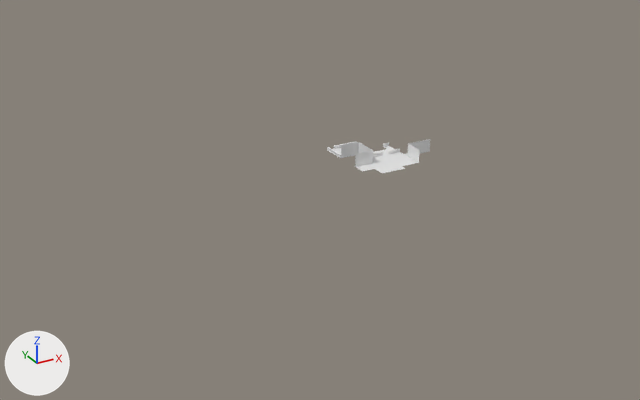
A saved change to the OBJ model src/Resources/Models/town.obj.
Both versions are drawn from a camera (50 mm lens) standing at (-121.4, -221.4, 93.7) and looking at (3.0, 4.8, -19.4). Arrows for +X, +Y and +Z are at lower left; the lights stay in place. Where no turn or scale is listed for an object, it has been applied to the vertices. Vertices at the same position are counted once.
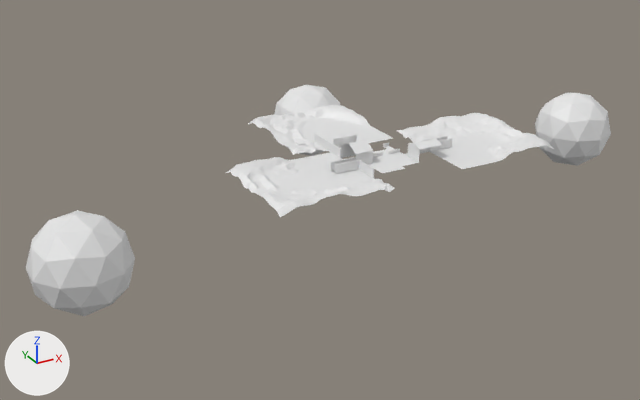
What differs and where, as boxes [x1, y1, x2, y2] in the pictures (640 x 400 px):
'Icosphere.001', added
    after: [26, 210, 135, 316]
'Grid.001', added
    after: [226, 152, 395, 217]
'Grid.002', added
    after: [396, 113, 554, 169]
'Icosphere', added
    after: [535, 93, 611, 166]
'Grid', added
    after: [248, 105, 393, 155]
'Icosphere.002', added
    after: [274, 85, 340, 156]
'Plane.125', reshaped
    before: [341, 142, 373, 167]
    after: [341, 140, 373, 164]
'Plane.193', reshaped (50% wider)
    before: [407, 139, 430, 162]
    after: [407, 139, 442, 162]
'Plane.003', added
    after: [334, 160, 359, 175]
'Plane.008', added
    after: [430, 138, 452, 152]
'Plane.011', added
    after: [359, 160, 374, 179]
'Plane.001', added
    after: [314, 133, 328, 150]
'Plane.007', added
    after: [330, 157, 355, 172]
part 1 of me_plane_125, added
    after: [344, 140, 373, 154]
part 2 of me_plane_193, added
    after: [408, 139, 442, 150]

Diff of the bpy script that builds the scene:
```diff
--- a/src/Resources/Models/town.obj.py
+++ b/src/Resources/Models/town.obj.py
@@ me_plane_125 @@
-me_plane_125.from_pydata(...)  # 33 vertices, 40 faces; spans x 2.0..8.0, y -18.0..-10.0, z 0.0..4.0
+me_plane_125.from_pydata(...)  # 53 vertices, 84 faces; spans x 2.0..8.0, y -18.0..-10.0, z 0.0..6.0
+# me_plane_125 part 1: 20 vertices added at x 2.0..8.0, y -16.67..-11.33, z 4.67..6.0
@@ me_plane_193 @@
-me_plane_193.from_pydata(...)  # 33 vertices, 28 faces; spans x 20.0..28.0, y -24.0..-18.0, z 0.0..4.0
+me_plane_193.from_pydata(...)  # 60 vertices, 63 faces; spans x 20.0..28.0, y -24.0..-18.0, z 0.0..5.0
+# me_plane_193 part 2: 27 vertices added at x 20.0..28.0, y -24.0..-19.5, z 4.0..5.0
@@ ob_plane_011 @@
+ob_plane_011 = bpy.data.objects.new('Plane.011', me_plane_011)  # 392 vertices, 768 faces; spans x 1.74..2.14, y -28.08..-20.0, z -0.15..2.97
+ob_plane_011.location = (0.0, 0.0, 0.0)
@@ ob_plane_008 @@
+ob_plane_008 = bpy.data.objects.new('Plane.008', me_plane_008)  # 392 vertices, 768 faces; spans x 27.98..36.06, y -18.36..-17.96, z -0.15..2.97
+ob_plane_008.location = (0.0, 0.0, 0.0)
@@ ob_plane_007 @@
+ob_plane_007 = bpy.data.objects.new('Plane.007', me_plane_007)  # 392 vertices, 768 faces; spans x -6.02..2.06, y -18.0..-17.6, z -0.15..2.97
+ob_plane_007.location = (0.0, 0.0, 0.0)
@@ ob_plane_003 @@
+ob_plane_003 = bpy.data.objects.new('Plane.003', me_plane_003)  # 392 vertices, 768 faces; spans x -6.02..2.06, y -20.36..-19.96, z -0.15..2.97
+ob_plane_003.location = (0.0, 0.0, 0.0)
@@ ob_plane_001 @@
+ob_plane_001 = bpy.data.objects.new('Plane.001', me_plane_001)  # 392 vertices, 768 faces; spans x 1.64..2.04, y -2.06..6.02, z -0.15..2.97
+ob_plane_001.location = (0.0, 0.0, 0.0)
@@ ob_icosphere_002 @@
+ob_icosphere_002 = bpy.data.objects.new('Icosphere.002', me_icosphere_002)  # an icosphere of 80 faces spanning x 7.4..32.0, y 30.4..56.2, z -19.7..6.1
+ob_icosphere_002.location = (0.0, 0.0, 0.0)
@@ ob_icosphere_001 @@
+ob_icosphere_001 = bpy.data.objects.new('Icosphere.001', me_icosphere_001)  # an icosphere of 80 faces spanning x -92.3..-67.7, y -38.7..-12.8, z -19.7..6.1
+ob_icosphere_001.location = (0.0, 0.0, 0.0)
@@ ob_icosphere @@
+ob_icosphere = bpy.data.objects.new('Icosphere', me_icosphere)  # an icosphere of 80 faces spanning x 82.5..107.1, y -21.6..4.2, z -19.7..6.1
+ob_icosphere.location = (0.0, 0.0, 0.0)
@@ ob_grid_002 @@
+ob_grid_002 = bpy.data.objects.new('Grid.002', me_grid_002)  # 441 vertices, 800 faces; spans x 27.8..62.5, y -34.3..0.3, z 0.0..2.9
+ob_grid_002.location = (0.0, 0.0, 0.0)
@@ ob_grid_001 @@
+ob_grid_001 = bpy.data.objects.new('Grid.001', me_grid_001)  # 441 vertices, 800 faces; spans x -32.6..2.2, y -38.8..-4.2, z 0.0..2.9
+ob_grid_001.location = (0.0, 0.0, 0.0)
@@ ob_grid @@
+ob_grid = bpy.data.objects.new('Grid', me_grid)  # 441 vertices, 800 faces; spans x -9.6..25.1, y -3.0..31.8, z -0.1..2.9
+ob_grid.location = (0.0, 0.0, 0.0)
```
